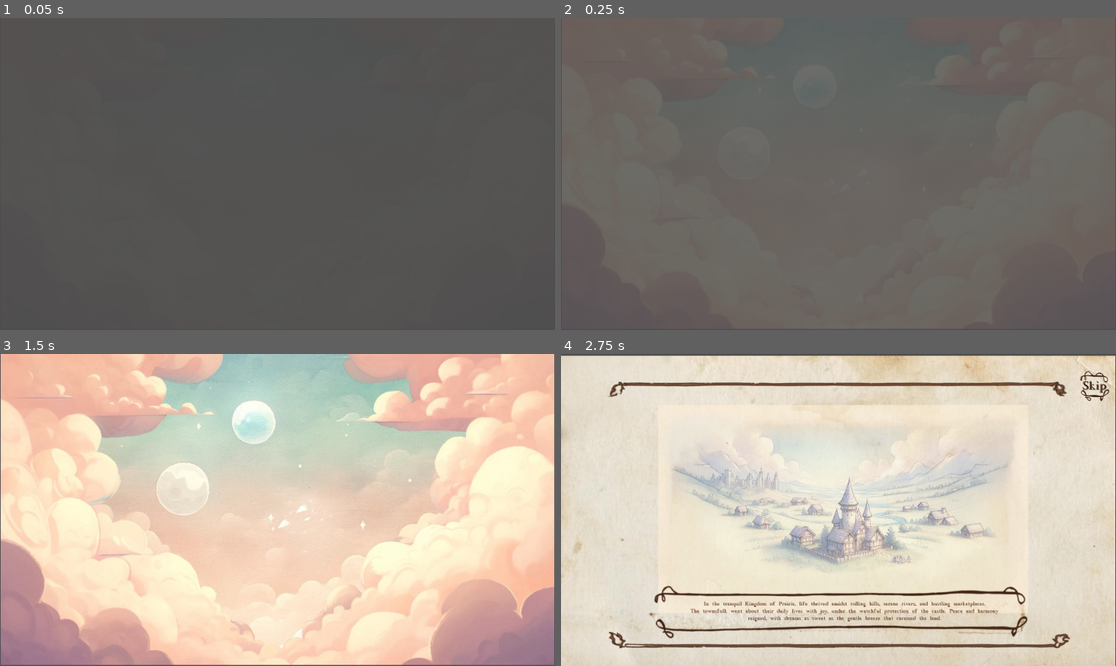
Above: before the commit, frames 1-4 (two rows, left to right).
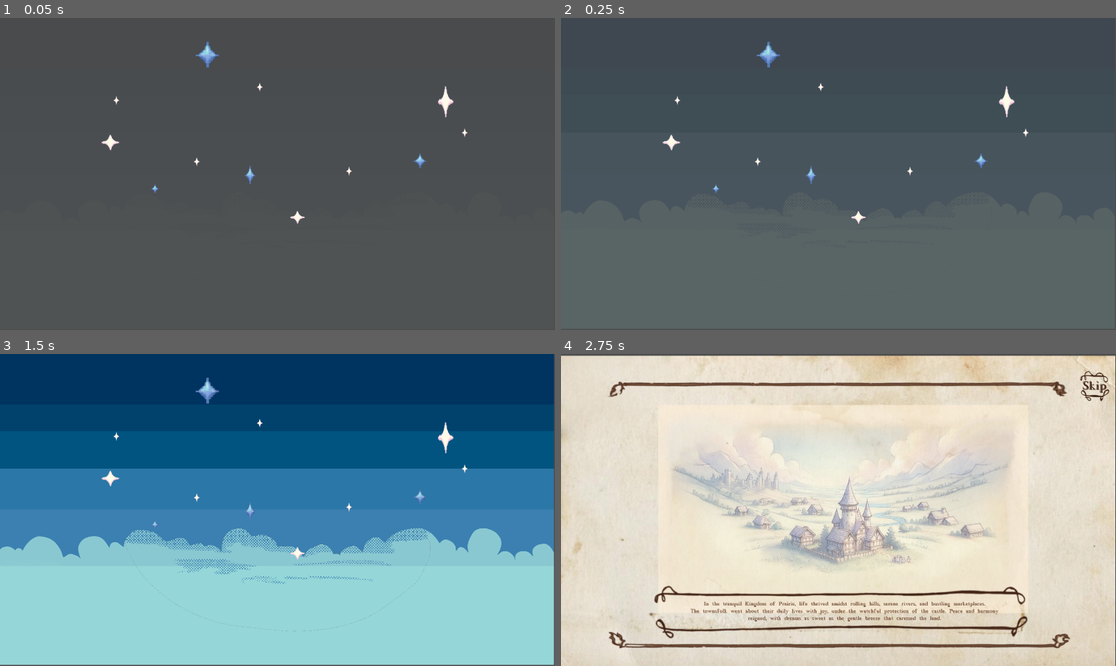
Above: after the commit, the same moments.

Repository: Deo2003/DreamerScape
Game: Godot game, scene res://Scenes/TitleScreen.tscn
The game is run twice, just before and just after one commit, with the same random seed, the same clock (stepped at 60 frames per second) and the same inputs.
Inputs:
- Up to frame 1 (0.05 s): no input
- Up to frame 2 (0.25 s): no input
- Up to frame 3 (1.5 s): tap Enter (hide) at 0.5, 0.6, 1.35 s; hold Right (ui_right) from 0.53 s (still down)
- Up to frame 4 (2.75 s): release Right (ui_right) at 2 s; click "Play" at 2 s

The runs differ from the first frame. In frame 1, 0.5% of the frame differs, in the area x 18-85%, y 7-66%; in frame 2, 61%; in frame 3, 100%, in the area x 0-100%, y 0-100%; in frame 4, nothing differs.

Commit message:
update

Diff:
--- a/DreamerScape/Scenes/TitleScreen.gd
+++ b/DreamerScape/Scenes/TitleScreen.gd
@@ -5,8 +5,11 @@
 func _ready() -> void:
 	# Initially hide title and buttons
 	$TitleSprite.visible = false
-	$CloudsRight.visible = false
-	$CloudsLeft.visible = false
+	$clouds_backdrop.visible = false
+	$cloud_left.visible = false
+	$cloud_right.visible = false
+	$cloud_top_left.visible = false
+	$cloud_top_right.visible = false
 	$PlayButton.visible = false
 	$ShopButton.visible = false
 	$TutorialButton.visible = false
@@ -33,8 +36,11 @@
 	if anim_name == "FadeIn":
 		# Show title and buttons after fade-in animation
 		$TitleSprite.visible = true
-		$CloudsRight.visible = true
-		$CloudsLeft.visible = true
+		$clouds_backdrop.visible = true
+		$cloud_left.visible = true
+		$cloud_right.visible = true
+		$cloud_top_left.visible = true
+		$cloud_top_right.visible = true
 		$PlayButton.visible = true
 		$ShopButton.visible = true
 		$TutorialButton.visible = true
--- a/DreamerScape/Scenes/TitleScreen.tscn
+++ b/DreamerScape/Scenes/TitleScreen.tscn
@@ -1,12 +1,16 @@
-[gd_scene load_steps=12 format=3 uid="uid://bnc4xssud5nxw"]
-
-[ext_resource type="Texture2D" uid="uid://dccvaakv03cay" path="res://Assets/TitleScreen/title_bg.jpg" id="1_k047u"]
+[gd_scene load_steps=16 format=3 uid="uid://bnc4xssud5nxw"]
+
 [ext_resource type="Script" path="res://Scenes/TitleScreen.gd" id="1_ym85r"]
-[ext_resource type="Texture2D" uid="uid://d2jjj7107uu7u" path="res://Assets/TitleScreen/title_name.png" id="2_f0lj7"]
+[ext_resource type="Texture2D" uid="uid://bkdvt0ibprwpm" path="res://Assets/TitleScreen/1x/Asset 7.png" id="2_olvht"]
+[ext_resource type="Texture2D" uid="uid://1l7n45xgpmeb" path="res://Assets/TitleScreen/Asset 1.png" id="3_8j784"]
 [ext_resource type="Texture2D" uid="uid://dsurq4madaups" path="res://Assets/TitleScreen/Button.png" id="3_gw2ti"]
 [ext_resource type="FontFile" uid="uid://sia1vmykl6p7" path="res://Assets/Fonts/Blockstepped.ttf" id="4_lqsn3"]
-[ext_resource type="Texture2D" uid="uid://jl6cub3mww63" path="res://Assets/TitleScreen/clouds_right.png" id="6_g0m7e"]
-[ext_resource type="Texture2D" uid="uid://0th1uprkmakv" path="res://Assets/TitleScreen/clouds_left.png" id="7_b4hsc"]
+[ext_resource type="Texture2D" uid="uid://biqenclwf7ftu" path="res://Assets/TitleScreen/1x/Asset 6.png" id="6_h54mr"]
+[ext_resource type="Texture2D" uid="uid://bcgcv8iq4wp2v" path="res://Assets/TitleScreen/1x/Asset 4.png" id="6_n7e7l"]
+[ext_resource type="Texture2D" uid="uid://dt3dbnt8x3ysy" path="res://Assets/TitleScreen/1x/Asset 5.png" id="7_g11no"]
+[ext_resource type="Texture2D" uid="uid://v05cqvtdj46n" path="res://Assets/TitleScreen/1x/Asset 2.png" id="8_l3cb1"]
+[ext_resource type="Texture2D" uid="uid://denwxniogd3ru" path="res://Assets/TitleScreen/1x/Asset 3.png" id="9_o3wf2"]
+[ext_resource type="Texture2D" uid="uid://bpfwvdxspcs48" path="res://Assets/TitleScreen/1x/Asset 8.png" id="11_rmoy8"]
 
 [sub_resource type="Animation" id="Animation_2birm"]
 resource_name = "Bounce"
@@ -22,7 +26,7 @@
 "times": PackedFloat32Array(0, 2, 4, 6),
 "transitions": PackedFloat32Array(1, 1, 1, 1),
 "update": 0,
-"values": [Vector2(-48, -86), Vector2(-48, -76), Vector2(-48, -86), Vector2(-48, -96)]
+"values": [Vector2(-24, -106), Vector2(-24, -96), Vector2(-24, -106), Vector2(-24, -116)]
 }
 tracks/1/type = "value"
 tracks/1/imported = false
@@ -34,7 +38,7 @@
 "times": PackedFloat32Array(0, 2, 4, 6),
 "transitions": PackedFloat32Array(1, 1, 1, 1),
 "update": 0,
-"values": [Vector2(-392, -64), Vector2(-392, -74), Vector2(-392, -64), Vector2(-392, -54)]
+"values": [Vector2(-392, -44), Vector2(-392, -54), Vector2(-392, -44), Vector2(-392, -34)]
 }
 tracks/2/type = "value"
 tracks/2/imported = false
@@ -46,7 +50,7 @@
 "times": PackedFloat32Array(0, 2, 4, 6),
 "transitions": PackedFloat32Array(1, 1, 1, 1),
 "update": 0,
-"values": [Vector2(64, -64), Vector2(64, -74), Vector2(64, -64), Vector2(64, -54)]
+"values": [Vector2(64, -44), Vector2(64, -54), Vector2(64, -44), Vector2(64, -34)]
 }
 tracks/3/type = "value"
 tracks/3/imported = false
@@ -63,26 +67,62 @@
 tracks/4/type = "value"
 tracks/4/imported = false
 tracks/4/enabled = true
-tracks/4/path = NodePath("CloudsRight:position")
+tracks/4/path = NodePath("cloud_left:position")
 tracks/4/interp = 1
 tracks/4/loop_wrap = true
 tracks/4/keys = {
 "times": PackedFloat32Array(0, 4),
 "transitions": PackedFloat32Array(1, 1),
 "update": 0,
-"values": [Vector2(8, -4), Vector2(-15, -4)]
+"values": [Vector2(0, 0), Vector2(10, 0)]
 }
 tracks/5/type = "value"
 tracks/5/imported = false
 tracks/5/enabled = true
-tracks/5/path = NodePath("CloudsLeft:position")
+tracks/5/path = NodePath("cloud_right:position")
 tracks/5/interp = 1
 tracks/5/loop_wrap = true
 tracks/5/keys = {
 "times": PackedFloat32Array(0, 4),
 "transitions": PackedFloat32Array(1, 1),
 "update": 0,
-"values": [Vector2(0, 4), Vector2(23, 4)]
+"values": [Vector2(408, 152), Vector2(398, 152)]
+}
+tracks/6/type = "value"
+tracks/6/imported = false
+tracks/6/enabled = true
+tracks/6/path = NodePath("cloud_top_left:position")
+tracks/6/interp = 1
+tracks/6/loop_wrap = true
+tracks/6/keys = {
+"times": PackedFloat32Array(0, 4),
+"transitions": PackedFloat32Array(1, 1),
+"update": 0,
+"values": [Vector2(-592, -144), Vector2(-572, -144)]
+}
+tracks/7/type = "value"
+tracks/7/imported = false
+tracks/7/enabled = true
+tracks/7/path = NodePath("cloud_top_right:position")
+tracks/7/interp = 1
+tracks/7/loop_wrap = true
+tracks/7/keys = {
+"times": PackedFloat32Array(0, 4),
+"transitions": PackedFloat32Array(1, 1),
+"update": 0,
+"values": [Vector2(568, -360), Vector2(548, -360)]
+}
+tracks/8/type = "value"
+tracks/8/imported = false
+tracks/8/enabled = true
+tracks/8/path = NodePath("stars:position")
+tracks/8/interp = 1
+tracks/8/loop_wrap = true
+tracks/8/keys = {
+"times": PackedFloat32Array(0, 2, 4, 6),
+"transitions": PackedFloat32Array(1, 1, 1, 1),
+"update": 0,
+"values": [Vector2(24, -144), Vector2(24, -154), Vector2(24, -144), Vector2(24, -134)]
 }
 
 [sub_resource type="Animation" id="Animation_1wnrc"]
@@ -190,26 +230,62 @@
 tracks/6/type = "value"
 tracks/6/imported = false
 tracks/6/enabled = true
-tracks/6/path = NodePath("CloudsRight:position")
+tracks/6/path = NodePath("cloud_left:position")
 tracks/6/interp = 1
 tracks/6/loop_wrap = true
 tracks/6/keys = {
 "times": PackedFloat32Array(0),
 "transitions": PackedFloat32Array(1),
 "update": 0,
-"values": [Vector2(8, -4)]
+"values": [Vector2(0, 0)]
 }
 tracks/7/type = "value"
 tracks/7/imported = false
 tracks/7/enabled = true
-tracks/7/path = NodePath("CloudsLeft:position")
+tracks/7/path = NodePath("cloud_right:position")
 tracks/7/interp = 1
 tracks/7/loop_wrap = true
 tracks/7/keys = {
 "times": PackedFloat32Array(0),
 "transitions": PackedFloat32Array(1),
 "update": 0,
-"values": [Vector2(0, 4)]
+"values": [Vector2(408, 152)]
+}
+tracks/8/type = "value"
+tracks/8/imported = false
+tracks/8/enabled = true
+tracks/8/path = NodePath("cloud_top_left:position")
+tracks/8/interp = 1
+tracks/8/loop_wrap = true
+tracks/8/keys = {
+"times": PackedFloat32Array(0),
+"transitions": PackedFloat32Array(1),
+"update": 0,
+"values": [Vector2(-592, -144)]
+}
+tracks/9/type = "value"
+tracks/9/imported = false
+tracks/9/enabled = true
+tracks/9/path = NodePath("cloud_top_right:position")
+tracks/9/interp = 1
+tracks/9/loop_wrap = true
+tracks/9/keys = {
+"times": PackedFloat32Array(0),
+"transitions": PackedFloat32Array(1),
+"update": 0,
+"values": [Vector2(568, -360)]
+}
+tracks/10/type = "value"
+tracks/10/imported = false
+tracks/10/enabled = true
+tracks/10/path = NodePath("stars:position")
+tracks/10/interp = 1
+tracks/10/loop_wrap = true
+tracks/10/keys = {
+"times": PackedFloat32Array(0),
+"transitions": PackedFloat32Array(1),
+"update": 0,
+"values": [Vector2(24, -144)]
 }
 
 [sub_resource type="AnimationLibrary" id="AnimationLibrary_qc148"]
@@ -227,9 +303,9 @@
 
 [node name="TitleBg" type="Sprite2D" parent="."]
 modulate = Color(1, 1, 1, 0.0117647)
-position = Vector2(0.500061, -1.49997)
-scale = Vector2(1.49609, 1.49583)
-texture = ExtResource("1_k047u")
+position = Vector2(-3.94348, -3.99998)
+scale = Vector2(0.999249, 0.999075)
+texture = ExtResource("2_olvht")
 
 [node name="FadeRect" type="ColorRect" parent="."]
 visible = false
@@ -246,15 +322,10 @@
 }
 autoplay = "FadeIn"
 
-[node name="CloudsRight" type="Sprite2D" parent="."]
-position = Vector2(8, -4)
-scale = Vector2(2.18333, 2.18333)
-texture = ExtResource("6_g0m7e")
-
-[node name="CloudsLeft" type="Sprite2D" parent="."]
-position = Vector2(0, 4)
-scale = Vector2(2.19375, 2.19375)
-texture = ExtResource("7_b4hsc")
+[node name="TitleSprite" type="Sprite2D" parent="."]
+position = Vector2(-48, -90)
+scale = Vector2(1.08228, 1.08228)
+texture = ExtResource("3_8j784")
 
 [node name="PlayButton" type="Button" parent="."]
 anchors_preset = 8
@@ -323,10 +394,27 @@
 icon_alignment = 1
 expand_icon = true
 
-[node name="TitleSprite" type="Sprite2D" parent="."]
-position = Vector2(-48, -90)
-scale = Vector2(2.55764, 2.55764)
-texture = ExtResource("2_f0lj7")
+[node name="clouds_backdrop" type="Sprite2D" parent="."]
+texture = ExtResource("6_h54mr")
+
+[node name="cloud_left" type="Sprite2D" parent="."]
+texture = ExtResource("6_n7e7l")
+
+[node name="cloud_right" type="Sprite2D" parent="."]
+position = Vector2(408, 152)
+texture = ExtResource("7_g11no")
+
+[node name="cloud_top_left" type="Sprite2D" parent="."]
+position = Vector2(-592, -144)
+texture = ExtResource("8_l3cb1")
+
+[node name="cloud_top_right" type="Sprite2D" parent="."]
+position = Vector2(568, -360)
+texture = ExtResource("9_o3wf2")
+
+[node name="stars" type="Sprite2D" parent="."]
+position = Vector2(24, -144)
+texture = ExtResource("11_rmoy8")
 
 [connection signal="animation_finished" from="AnimationPlayer" to="." method="_on_animation_player_animation_finished"]
 [connection signal="pressed" from="PlayButton" to="." method="_on_play_button_pressed"]
Binary file added: DreamerScape/Assets/TitleScreen/1x/Asset 2.png
Not shown, added: DreamerScape/Assets/TitleScreen/1x/Asset 2.png.import
Binary file added: DreamerScape/Assets/TitleScreen/1x/Asset 3.png
Not shown, added: DreamerScape/Assets/TitleScreen/1x/Asset 3.png.import
Binary file added: DreamerScape/Assets/TitleScreen/1x/Asset 4.png
Not shown, added: DreamerScape/Assets/TitleScreen/1x/Asset 4.png.import
Binary file added: DreamerScape/Assets/TitleScreen/1x/Asset 5.png
Not shown, added: DreamerScape/Assets/TitleScreen/1x/Asset 5.png.import
Binary file added: DreamerScape/Assets/TitleScreen/1x/Asset 6.png
Not shown, added: DreamerScape/Assets/TitleScreen/1x/Asset 6.png.import
Binary file added: DreamerScape/Assets/TitleScreen/1x/Asset 7.png
Not shown, added: DreamerScape/Assets/TitleScreen/1x/Asset 7.png.import
(and 6 more such lines)
